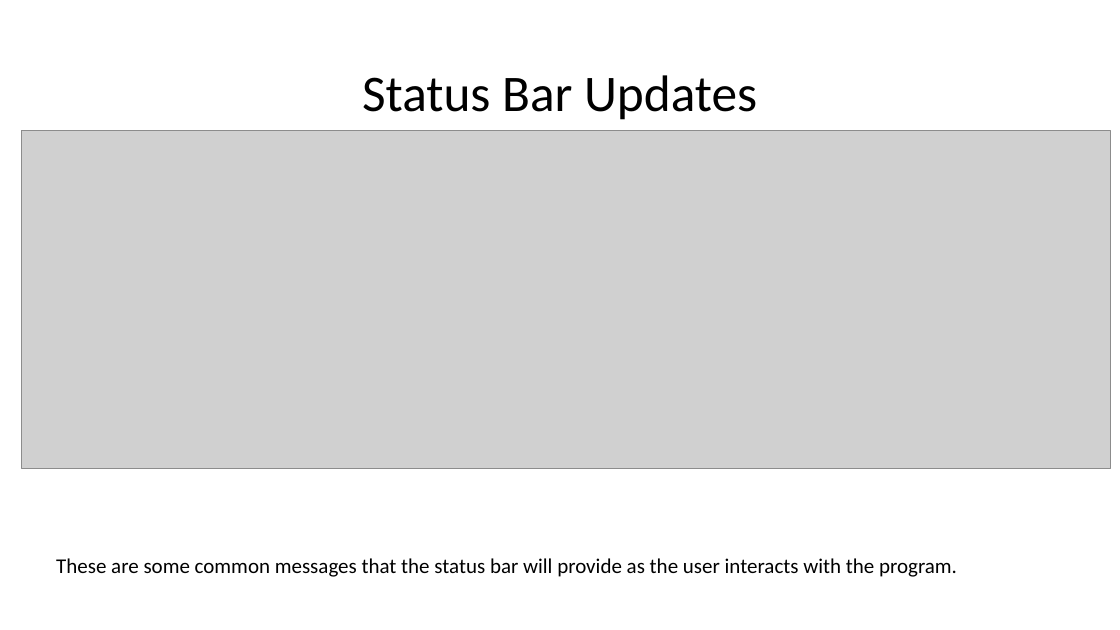
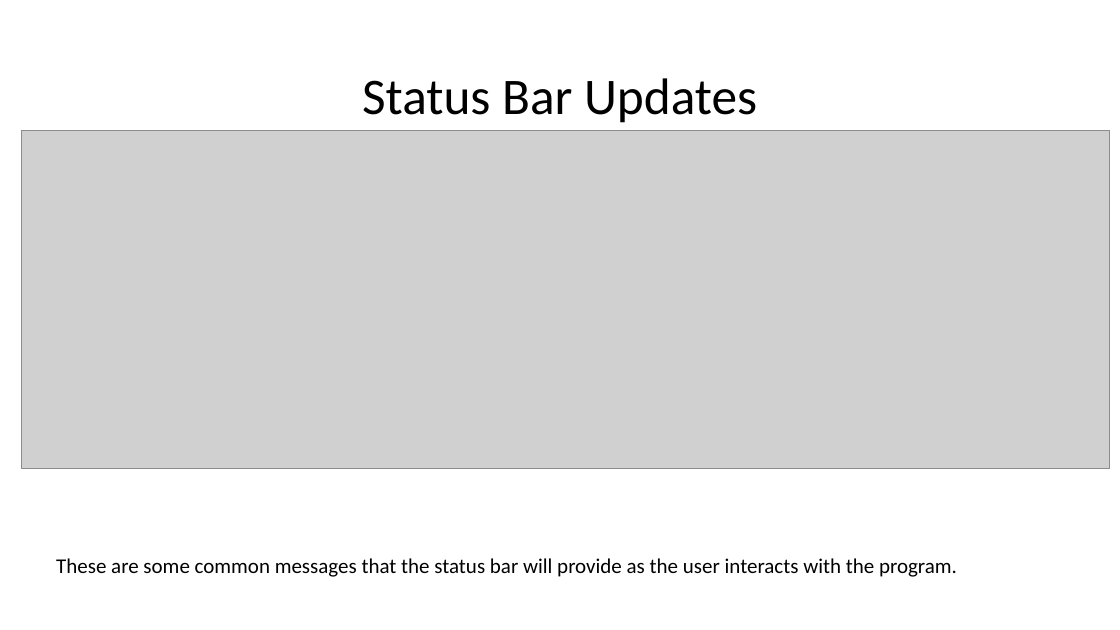
Before and after one commit to lily-liang12/Reference_Proteome_Manager, a slide deck: slide 13 of User Guide.pptx (slide 8 before the commit). Drawn at 1120x630 pixels with LibreOffice and Linux fonts; fonts in the diff are those of the drawing; grey boxes stand for pictures. Boxes give left, top, right and bottom in pixels: in the first picture for what was removed or moved away, otherwise in the second. Text is boxed around its words. In the diff, an @@ line names an element or a change of style, - is before the commit and + after.

```diff
--- a/User Guide.pptx
+++ b/User Guide.pptx
@@ text "Status Bar Updates" at [362, 78, 757, 123]: line spacing 0.9 to 1 @@
```
Also in this commit, not shown: 7 other slides changed, 5 slides added, 2 other files.
